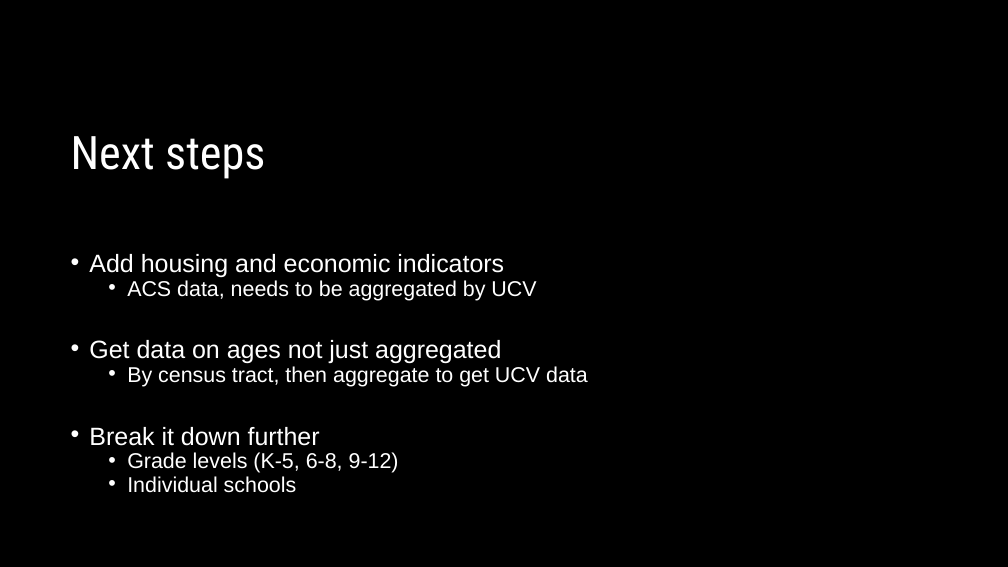
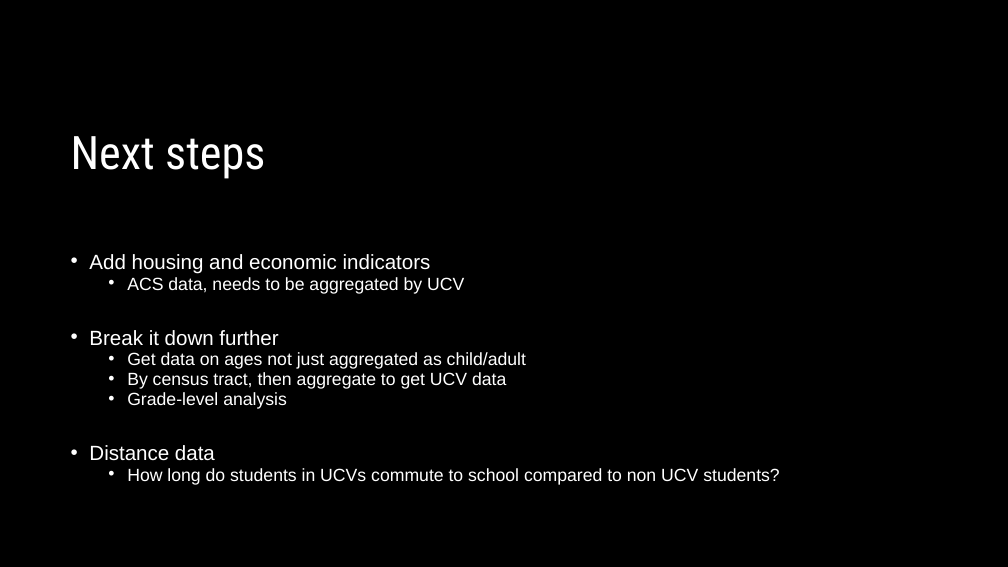
Before and after one commit to lauraminter/seattle-kids, a slide deck: slide 13 of assets/Seattle-kids-slides.pptx (slide 10 before the commit). Drawn at 1008x567 pixels with LibreOffice and Linux fonts; fonts in the diff are those of the drawing. Boxes give left, top, right and bottom in pixels: in the first picture for what was removed or moved away, otherwise in the second. Text is boxed around its words. In the diff, an @@ line names an element or a change of style, - is before the commit and + after.

```diff
--- a/assets/Seattle-kids-slides.pptx
+++ b/assets/Seattle-kids-slides.pptx
@@ text at [89, 254, 506, 389]: size 23.8 to 19.6 pt in "Add housing and economic indicators"; size 20.4 to 16.8 pt in "ACS data, needs to be aggregated by ...", "By census tract, then aggregate to get ..." @@
@@ text at [89, 330, 526, 369]: text changed; size 23.8 to 16.8 pt @@
-• Get data on ages not just aggregated
+• Break it down further
+  • Get data on ages not just aggregated as child/adult
@@ text at [89, 392, 779, 485]: text changed; size 20.4 to 16.8 pt @@
-• Break it down further
-  • Grade levels (K-5, 6-8, 9-12)
-  • Individual schools
+  • Grade-level analysis
+• Distance data
+  • How long do students in UCVs commute to school compared to non UCV students?
```
Also in this commit, not shown: 2 other slides changed, 3 slides added, 16 other files.
